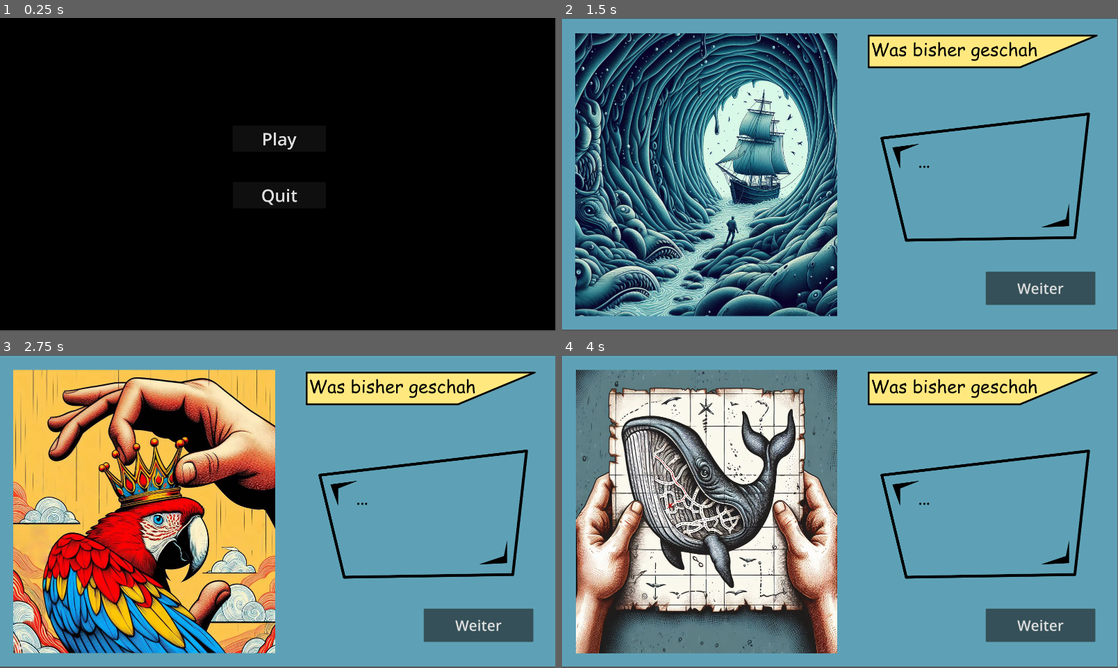
Above: before the commit, frames 1-4 (two rows, left to right).
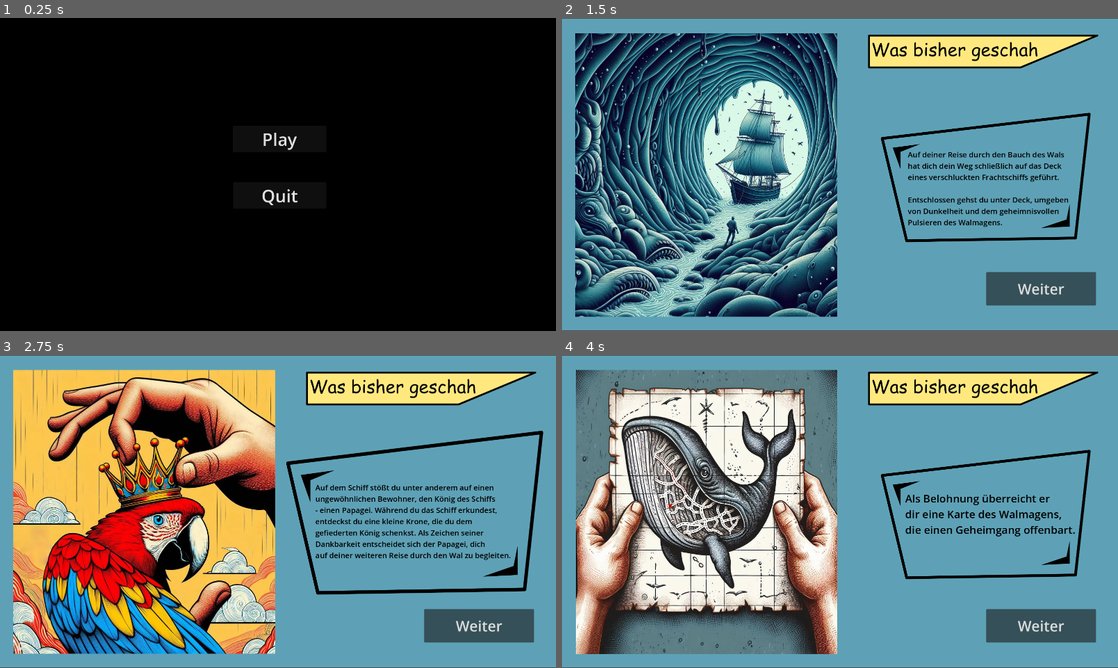
Above: after the commit, the same moments.

Repository: Patch4Code/TheWhaleTale
Game: Godot game, scene res://Scenes/MainMenu.tscn
The game is run twice, just before and just after one commit, with the same random seed, the same clock (stepped at 60 frames per second) and the same inputs. Video files are missing from this copy of the repository; at most half a second of black plays in their place.
Inputs:
- Up to frame 1 (0.25 s): no input
- Up to frame 2 (1.5 s): click "Play" at 0.5 s; click "Weiter" at 1.25 s
- Up to frame 3 (2.75 s): click "Weiter" at 2 s
- Up to frame 4 (4 s): click "Weiter" at 2.75 s; click "Weiter" at 3.5 s
In our replay, the window is 799x449 before the commit and 800x450 after it. These sizes can differ from the game's own. Grey fills any space a smaller window leaves; there, only what the larger window draws over its background counts as a difference.

The runs differ from the first frame. In frame 1, 0.1% of the frame differs, in the area x 47-54%, y 36-60%; in frame 2, 13%; in frame 3, 17%, in the area x 0-100%, y 0-100%; in frame 4, 13%.

Commit message:
recap texts added and Viewport-Settings adjusted

Diff:
--- a/Scenes/Game.tscn
+++ b/Scenes/Game.tscn
@@ -3,10 +3,10 @@
 [node name="Node2D" type="Node2D"]
 
 [node name="Label" type="Label" parent="."]
-offset_left = 760.0
-offset_top = 410.0
-offset_right = 806.0
-offset_bottom = 433.0
-scale = Vector2(8.84161, 9.38393)
-text = "Game
-"
+offset_left = 485.0
+offset_top = 383.0
+offset_right = 1463.0
+offset_bottom = 660.0
+theme_override_font_sizes/font_size = 100
+text = "Hier wird das Game
+in zukunft eingefügt"
--- a/Scenes/MainMenu.tscn
+++ b/Scenes/MainMenu.tscn
@@ -1,7 +1,7 @@
 [gd_scene load_steps=4 format=3 uid="uid://dslcp0l81tdok"]
 
 [ext_resource type="Script" path="res://Scripts/MainMenu.gd" id="1_nfkup"]
-[ext_resource type="VideoStream" path="res://Video/WhaleTaleExpanded3_animation.ogv" id="2_xn0lw"]
+[ext_resource type="VideoStream" path="res://Resources/Videos/WhaleTaleExpanded3_animation.ogv" id="2_xn0lw"]
 
 [sub_resource type="StyleBoxFlat" id="StyleBoxFlat_h5d02"]
 bg_color = Color(0.0313726, 0.0509804, 0.211765, 1)
--- a/Scenes/Recap.tscn
+++ b/Scenes/Recap.tscn
@@ -1,13 +1,13 @@
 [gd_scene load_steps=10 format=3 uid="uid://dhes3oyduxs6t"]
 
 [ext_resource type="Script" path="res://Scripts/Recap.gd" id="1_fbum5"]
-[ext_resource type="Texture2D" uid="uid://dg1382flwro8" path="res://Images/textrahmen.png" id="1_rvuo7"]
-[ext_resource type="Texture2D" uid="uid://kxgp8oen8br6" path="res://Images/verschluckt.jpeg" id="1_ymdfc"]
-[ext_resource type="Texture2D" uid="uid://etfxii4lxer1" path="res://Images/wasbeshergeschah.png" id="2_o1bj5"]
-[ext_resource type="Texture2D" uid="uid://dg03tvwukdne5" path="res://Images/ship-edit.jpg" id="3_dh54v"]
-[ext_resource type="Texture2D" uid="uid://ck07qf133284s" path="res://Images/papagei-edit.jpg" id="4_4g5a0"]
-[ext_resource type="Texture2D" uid="uid://dpiwwxlk8j66s" path="res://Images/FreedFromHandcuffs-edit.jpg" id="5_2xrji"]
-[ext_resource type="Texture2D" uid="uid://hetl1mk52t4v" path="res://Images/WhaleMap.jpg" id="6_2tosc"]
+[ext_resource type="Texture2D" uid="uid://dg1382flwro8" path="res://Resources/Images/textrahmen.png" id="1_rvuo7"]
+[ext_resource type="Texture2D" uid="uid://kxgp8oen8br6" path="res://Resources/Images/verschluckt.jpeg" id="1_ymdfc"]
+[ext_resource type="Texture2D" uid="uid://etfxii4lxer1" path="res://Resources/Images/wasbeshergeschah.png" id="2_o1bj5"]
+[ext_resource type="Texture2D" uid="uid://dg03tvwukdne5" path="res://Resources/Images/ship-edit.jpg" id="3_dh54v"]
+[ext_resource type="Texture2D" uid="uid://ck07qf133284s" path="res://Resources/Images/papagei-edit.jpg" id="4_4g5a0"]
+[ext_resource type="Texture2D" uid="uid://dpiwwxlk8j66s" path="res://Resources/Images/FreedFromHandcuffs-edit.jpg" id="5_2xrji"]
+[ext_resource type="Texture2D" uid="uid://hetl1mk52t4v" path="res://Resources/Images/WhaleMap.jpg" id="6_2tosc"]
 
 [sub_resource type="StyleBoxFlat" id="StyleBoxFlat_ydbb5"]
 bg_color = Color(0.368627, 0.631373, 0.713726, 1)
@@ -21,6 +21,7 @@
 offset_right = 1921.0
 offset_bottom = 1078.0
 theme_override_styles/panel = SubResource("StyleBoxFlat_ydbb5")
+metadata/_edit_lock_ = true
 
 [node name="verschluckt" type="Control" parent="."]
 layout_mode = 3
@@ -51,6 +52,7 @@
 texture = ExtResource("1_ymdfc")
 
 [node name="Button1" type="Button" parent="verschluckt"]
+layout_mode = 0
 offset_left = 1465.0
 offset_top = 877.0
 offset_right = 1844.0
@@ -71,13 +73,20 @@
 texture = ExtResource("3_dh54v")
 
 [node name="Label" type="Label" parent="Schiff"]
-offset_left = 1232.25
-offset_top = 464.25
-offset_right = 1722.25
-offset_bottom = 677.25
-theme_override_colors/font_color = Color(0, 0, 0, 1)
-theme_override_font_sizes/font_size = 50
-text = "..."
+layout_mode = 0
+offset_left = 1194.0
+offset_top = 453.0
+offset_right = 1772.0
+offset_bottom = 723.0
+theme_override_colors/font_color = Color(0, 0, 0, 1)
+theme_override_font_sizes/font_size = 26
+text = "Auf deiner Reise durch den Bauch des Wals
+hat dich dein Weg schließlich auf das Deck
+eines verschluckten Frachtschiffs geführt.
+
+Entschlossen gehst du unter Deck, umgeben
+von Dunkelheit und dem geheimnisvollen
+Pulsieren des Walmagens."
 
 [node name="Textrahmen" type="Sprite2D" parent="Schiff"]
 position = Vector2(1463.25, 550.25)
@@ -85,6 +94,7 @@
 texture = ExtResource("1_rvuo7")
 
 [node name="Button2" type="Button" parent="Schiff"]
+layout_mode = 0
 offset_left = 1465.0
 offset_top = 877.0
 offset_right = 1844.0
@@ -100,17 +110,24 @@
 offset_bottom = 40.0
 
 [node name="Label" type="Label" parent="Papagei"]
-offset_left = 1232.25
-offset_top = 464.25
-offset_right = 1722.25
-offset_bottom = 677.25
-theme_override_colors/font_color = Color(0, 0, 0, 1)
-theme_override_font_sizes/font_size = 50
-text = "..."
+layout_mode = 0
+offset_left = 1089.0
+offset_top = 439.0
+offset_right = 1773.0
+offset_bottom = 709.0
+theme_override_colors/font_color = Color(0, 0, 0, 1)
+theme_override_font_sizes/font_size = 26
+text = "Auf dem Schiff stößt du unter anderem auf einen
+ungewöhnlichen Bewohner, den König des Schiffs
+- einen Papagei. Während du das Schiff erkundest,
+entdeckst du eine kleine Krone, die du dem
+gefiederten König schenkst. Als Zeichen seiner
+Dankbarkeit entscheidet sich der Papagei, dich
+auf deiner weiteren Reise durch den Wal zu begleiten."
 
 [node name="Textrahmen" type="Sprite2D" parent="Papagei"]
-position = Vector2(1463.25, 550.25)
-scale = Vector2(0.63375, 0.63375)
+position = Vector2(1432, 544.125)
+scale = Vector2(0.77625, 0.803125)
 texture = ExtResource("1_rvuo7")
 
 [node name="Papagei-edit" type="Sprite2D" parent="Papagei"]
@@ -119,6 +136,7 @@
 texture = ExtResource("4_4g5a0")
 
 [node name="Button3" type="Button" parent="Papagei"]
+layout_mode = 0
 offset_left = 1465.0
 offset_top = 877.0
 offset_right = 1844.0
@@ -134,13 +152,20 @@
 offset_bottom = 40.0
 
 [node name="Label" type="Label" parent="befreit"]
-offset_left = 1232.25
-offset_top = 464.25
-offset_right = 1722.25
-offset_bottom = 677.25
-theme_override_colors/font_color = Color(0, 0, 0, 1)
-theme_override_font_sizes/font_size = 50
-text = "..."
+layout_mode = 0
+offset_left = 1207.0
+offset_top = 455.0
+offset_right = 1750.0
+offset_bottom = 746.0
+theme_override_colors/font_color = Color(0, 0, 0, 1)
+theme_override_font_sizes/font_size = 26
+text = "Zusätzlich entdeckst du einen Seemann,
+der mit Handschellen gefesselt ist und
+dich inständig darum bittet, ihn zu
+befreien. Nachdem du schließlich den
+passenden Schlüssel gefunden und
+ihn von seinen Fesseln befreit hast,
+ist er dir zutiefst dankbar."
 
 [node name="Textrahmen" type="Sprite2D" parent="befreit"]
 position = Vector2(1463.25, 550.25)
@@ -153,6 +178,7 @@
 texture = ExtResource("5_2xrji")
 
 [node name="Button4" type="Button" parent="befreit"]
+layout_mode = 0
 offset_left = 1465.0
 offset_top = 877.0
 offset_right = 1844.0
@@ -168,13 +194,16 @@
 offset_bottom = 40.0
 
 [node name="Label" type="Label" parent="Karte"]
-offset_left = 1232.25
-offset_top = 464.25
-offset_right = 1722.25
-offset_bottom = 677.25
-theme_override_colors/font_color = Color(0, 0, 0, 1)
-theme_override_font_sizes/font_size = 50
-text = "..."
+layout_mode = 0
+offset_left = 1185.0
+offset_top = 469.0
+offset_right = 1779.0
+offset_bottom = 682.0
+theme_override_colors/font_color = Color(0, 0, 0, 1)
+theme_override_font_sizes/font_size = 37
+text = "Als Belohnung überreicht er
+dir eine Karte des Walmagens,
+die einen Geheimgang offenbart. "
 
 [node name="Textrahmen" type="Sprite2D" parent="Karte"]
 position = Vector2(1463.25, 550.25)
@@ -187,6 +216,7 @@
 texture = ExtResource("6_2tosc")
 
 [node name="Button5" type="Button" parent="Karte"]
+layout_mode = 0
 offset_left = 1465.0
 offset_top = 877.0
 offset_right = 1844.0
--- a/project.godot
+++ b/project.godot
@@ -20,6 +20,7 @@
 window/size/viewport_width=1920
 window/size/viewport_height=1080
 window/size/mode=2
+window/stretch/mode="viewport"
 
 [rendering]
 
Renamed: Images/FreedFromHandcuffs-edit.jpg -> Resources/Images/FreedFromHandcuffs-edit.jpg
Not shown, changed: Resources/Images/FreedFromHandcuffs-edit.jpg.import
Renamed: Images/WhaleMap.jpg -> Resources/Images/WhaleMap.jpg
Not shown, changed: Resources/Images/WhaleMap.jpg.import
Renamed: Images/papagei-edit.jpg -> Resources/Images/papagei-edit.jpg
Not shown, changed: Resources/Images/papagei-edit.jpg.import
Renamed: Images/ship-edit.jpg -> Resources/Images/ship-edit.jpg
Not shown, changed: Resources/Images/ship-edit.jpg.import
Renamed: Images/textrahmen.png -> Resources/Images/textrahmen.png
Not shown, changed: Resources/Images/textrahmen.png.import
Renamed: Images/verschluckt.jpeg -> Resources/Images/verschluckt.jpeg
Not shown, changed: Resources/Images/verschluckt.jpeg.import
(and 3 more such lines)
